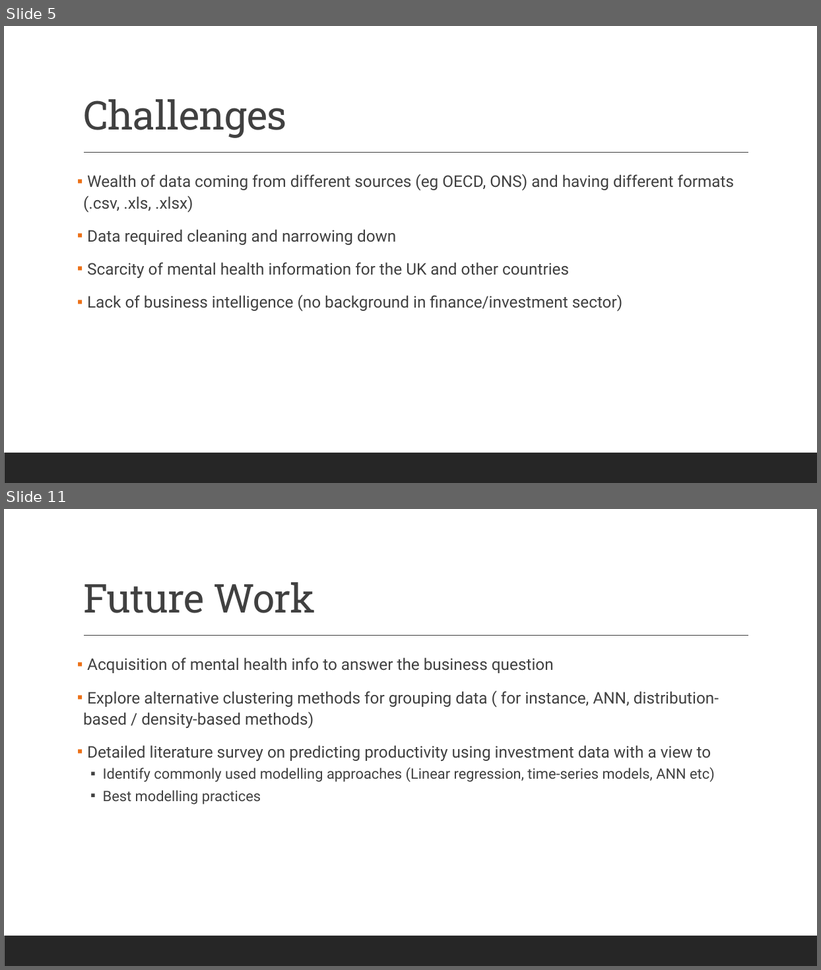
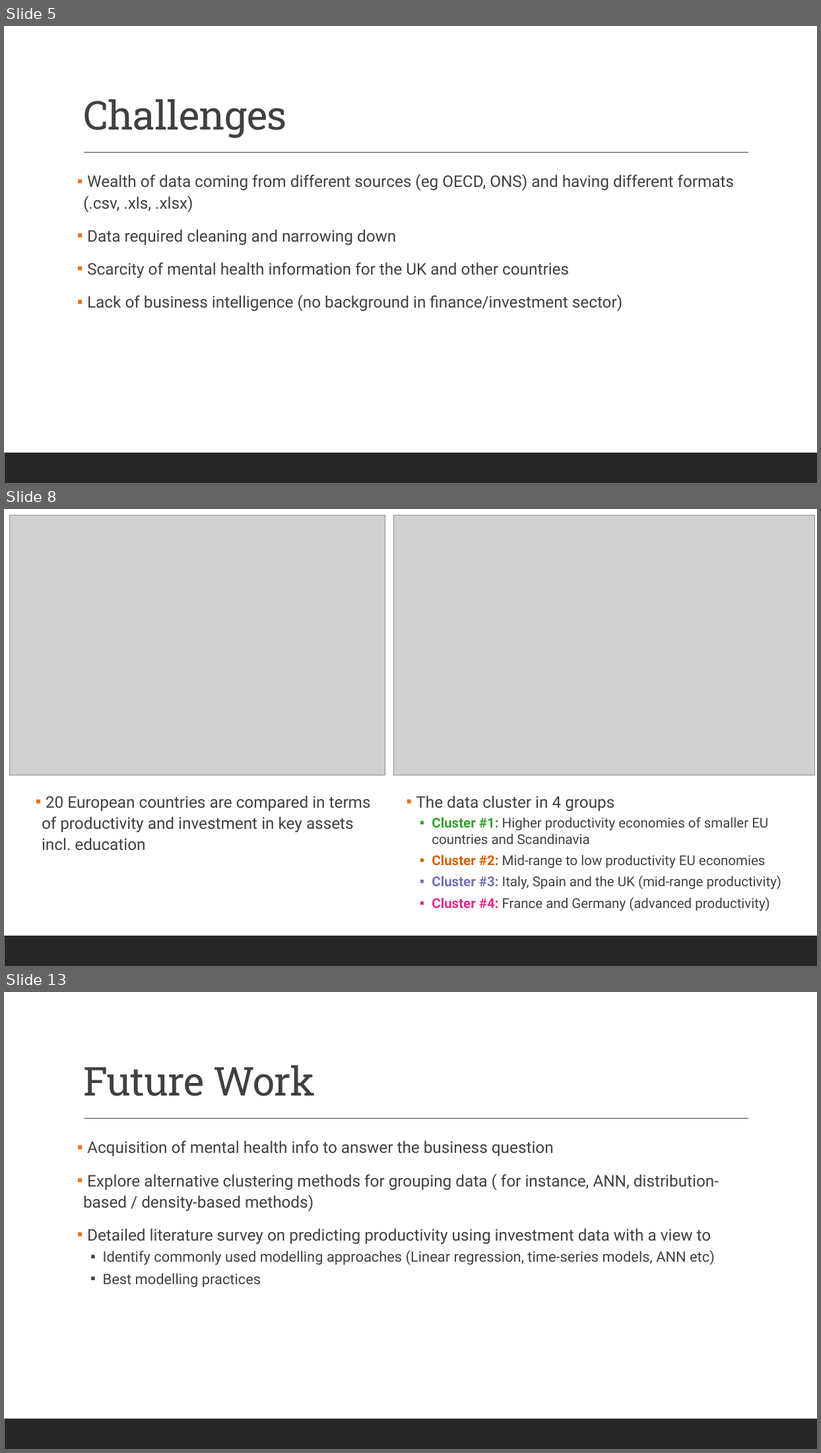
Before and after one commit to JohnHios/final_project, a slide deck: deloitte_investment_project/outputs/Deloitte_Investment_Project_JohnHios.pptx. Shown one above the other, each under a label of ours: slides 5 and 11 before the commit, slides 5, 8 and 13 after it; the slides between them are not shown. The pictures are 821x970 and 821x1453 pixels, drawn with LibreOffice and Linux fonts; fonts in the diff are those of the drawing; grey boxes stand for pictures. Boxes give left, top, right and bottom in pixels: in the first picture for what was removed or moved away, otherwise in the second. Text is boxed around its words. In the diff, an @@ line names an element or a change of style, - is before the commit and + after.

```diff
--- a/deloitte_investment_project/outputs/Deloitte_Investment_Project_JohnHios.pptx
+++ b/deloitte_investment_project/outputs/Deloitte_Investment_Project_JohnHios.pptx
@@ slide 8 added at (x1=4, y1=509, x2=817, y2=966), background #FFFFFF; not listed: 1 template element that a slide beside it also shows @@
@@ picture added at (x1=10, y1=515, x2=385, y2=775) @@
@@ picture added at (x1=394, y1=515, x2=815, y2=775) @@
@@ text added at (x1=42, y1=795, x2=371, y2=851), 19 pt, text #404040 @@
+▪ 20 European countries are compared in terms of productivity and investment in key assets incl. education
@@ text added at (x1=416, y1=795, x2=782, y2=912), 16 pt, text #404040 @@
+▪ The data cluster in 4 groups
+  ▪ Cluster #1: Higher productivity economies of smaller EU countries and Scandinavia
+  ▪ Cluster #2: Mid-range to low productivity EU economies
+  ▪ Cluster #3: Italy, Spain and the UK (mid-range productivity)
+  ▪ Cluster #4: France and Germany (advanced productivity)
@@ what was slide 11 is now slide 13 @@
```
Also in this commit, not shown: 7 slides changed, 1 other slide added, 4 other files.
